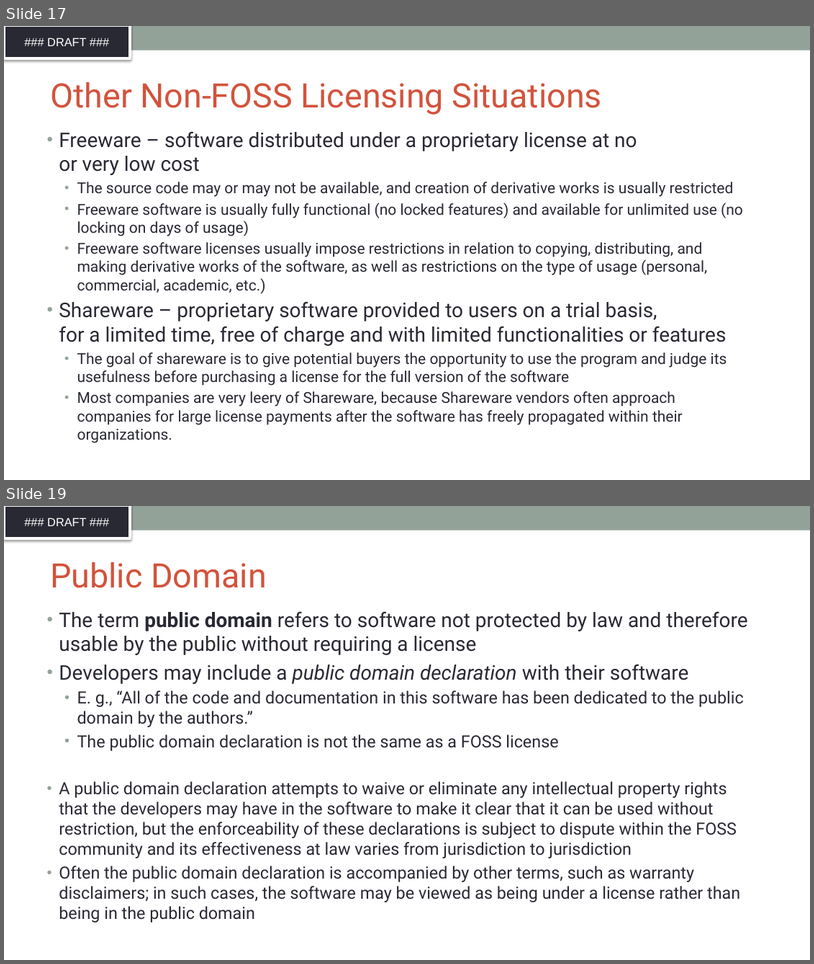
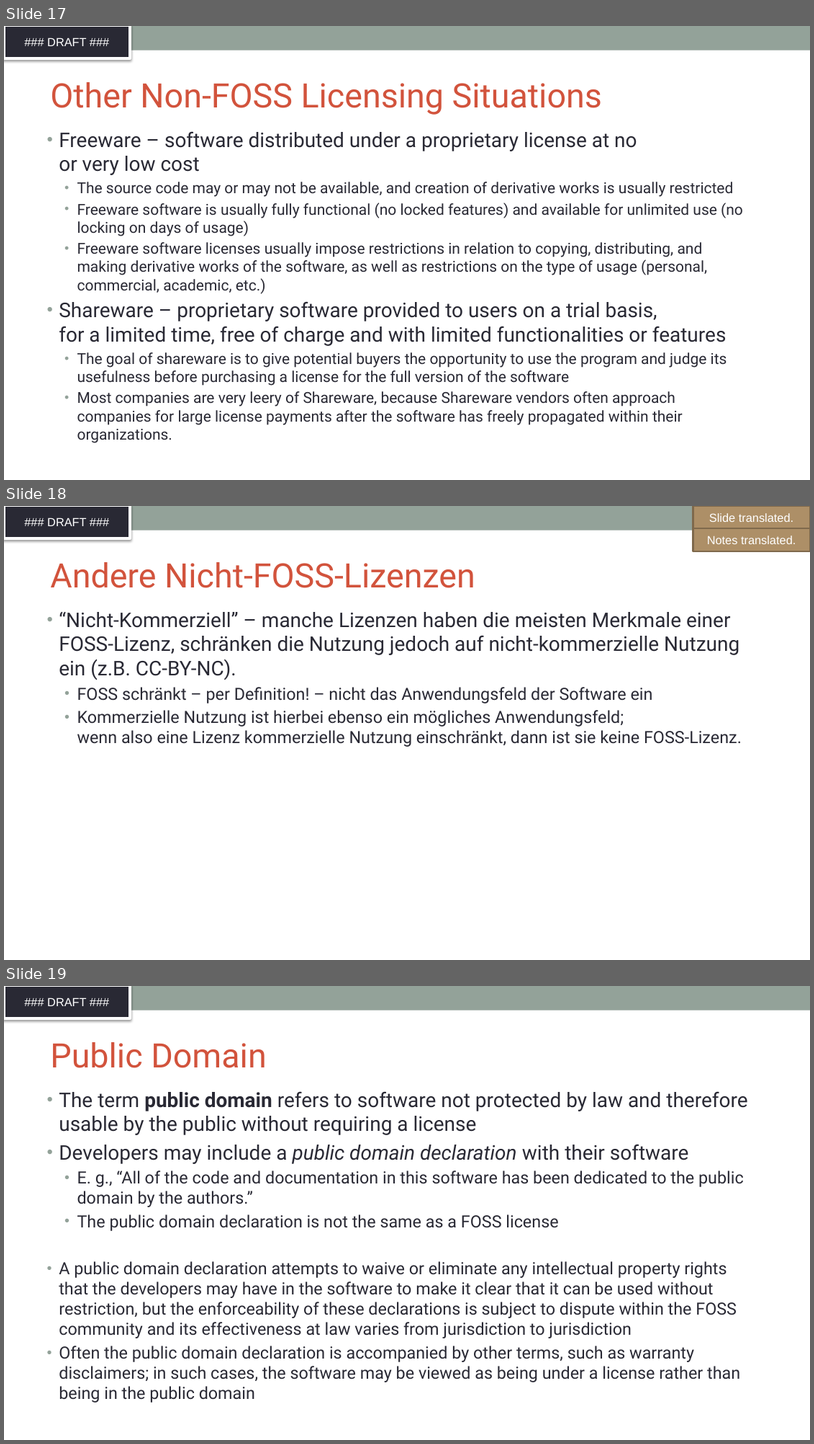
Before and after one commit to SThanheiser/curriculum, a slide deck: translation-DE/slides/DFT_openchain-curriculum-for-1-1_GER.pptx. Shown one above the other, each under a label of ours: slides 17 and 19 before the commit, slides 17, 18 and 19 after it; the slides between them are not shown. The pictures are 814x964 and 814x1444 pixels, drawn with LibreOffice and Linux fonts; fonts in the diff are those of the drawing; background and template pictures are left out. Boxes give left, top, right and bottom in pixels: in the first picture for what was removed or moved away, otherwise in the second. Text is boxed around its words. In the diff, an @@ line names an element or a change of style, - is before the commit and + after.

Commit message:
added translation for slides 15, 16, 18, 24, 33, 42, 52, 68, 79

```diff
--- a/translation-DE/slides/DFT_openchain-curriculum-for-1-1_GER.pptx
+++ b/translation-DE/slides/DFT_openchain-curriculum-for-1-1_GER.pptx
@@ slide 18 added at [4, 506, 810, 960], background #FFFFFF; not listed: 2 template elements that a slide beside it also shows @@
@@ rectangle added at [694, 506, 810, 529], fill #AD8F67, outline #806A4C 2 pt, 14 pt, text #FFFFFF @@
+Slide translated.
@@ rectangle added at [694, 528, 810, 551], fill #AD8F67, outline #806A4C 2 pt, 14 pt, text #FFFFFF @@
+Notes translated.
@@ title added at [50, 562, 476, 588], 40 pt, text #D2533C @@
+Andere Nicht-FOSS-Lizenzen
@@ text added at [59, 612, 742, 746], 20 pt, text #292934 @@
+• “Nicht-Kommerziell” – manche Lizenzen haben die meisten Merkmale einer FOSS-Lizenz, schränken die Nutzung jedoch auf nicht-kommerzielle Nutzung ein (z.B. CC-BY-NC).
+  • FOSS schränkt – per Definition! – nicht das Anwendungsfeld der Software ein
+  • Kommerzielle Nutzung ist hierbei ebenso ein mögliches Anwendungsfeld;
+    wenn also eine Lizenz kommerzielle Nutzung einschränkt, dann ist sie keine FOSS-Lizenz.
```
Also in this commit, not shown: 3 slides changed, 6 other slides added, 7 slides removed.
